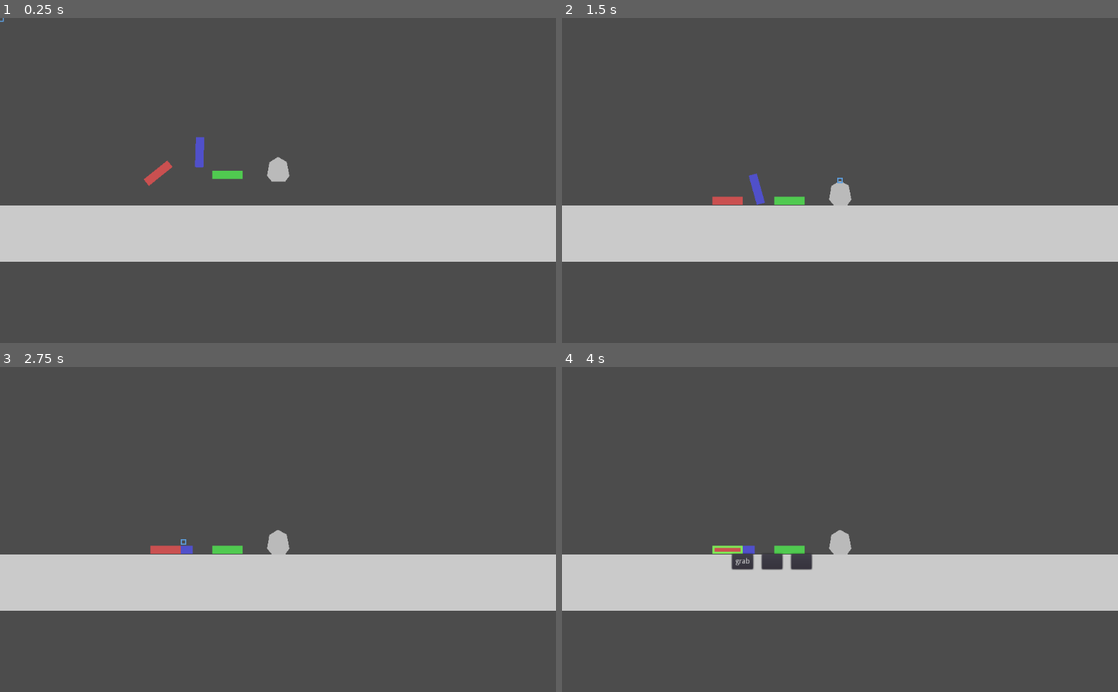
Above: before the commit, frames 1-4 (two rows, left to right).
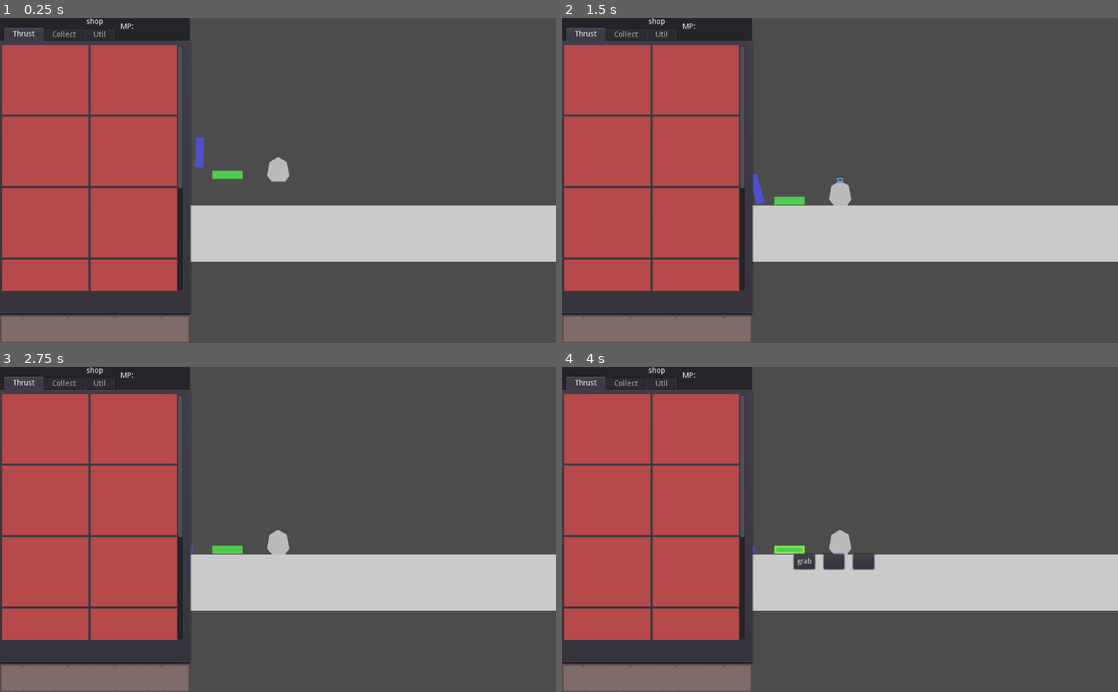
Above: after the commit, the same moments.

Repository: mikhail-shafigullin/godot-wild-jam-58
Game: Godot game, scene res://NN_test/PhysicTest.tscn
The game is run twice, just before and just after one commit, with the same random seed, the same clock (stepped at 60 frames per second) and the same inputs. This scene is started directly instead of the project's main scene.
Inputs (mouse positions are in pixels of both pictures, inside the frame that each line leads up to):
- Up to frame 1 (0.25 s): no input
- Up to frame 2 (1.5 s): click (656, 330) at 0.52 s; tap Enter (ui_accept) at 1.25 s; move the mouse to (840, 180) at 1.27 s; hold Right (ui_right) from 1.28 s (still down); click (840, 180) at 1.42 s
- Up to frame 3 (2.75 s): tap Enter (ui_accept) at 1.52, 2.27 s; move the mouse to (183, 542) at 2.02 s; release Right (ui_right) at 2.03 s; hold Down (ui_down) from 2.03 s (still down); click (183, 542) at 2.17 s
- Up to frame 4 (4 s): tap Enter (ui_accept) at 2.75, 3.77 s; move the mouse to (789, 549) at 2.77 s; release Down (ui_down) at 2.78 s; hold Right (ui_right) 2.78-3.53 s; click (789, 549) at 2.92 s; move the mouse to (728, 549) at 3.52 s; hold Up (ui_up) from 3.53 s (still down); click (728, 549) at 3.67 s

The runs differ from the first frame. In frame 1, 29% of the frame differs, in the area x 0-35%, y 0-100%; in frame 2, 29%; in frame 3, 29%; in frame 4, 30%, in the area x 0-57%, y 0-100%.

Commit message:
shop proto

Diff:
--- a/NN_test/PhysicTest.tscn
+++ b/NN_test/PhysicTest.tscn
@@ -1,8 +1,10 @@
-[gd_scene load_steps=5 format=2]
+[gd_scene load_steps=7 format=2]
 
 [ext_resource path="res://NN_test/1x1.png" type="Texture" id=1]
 [ext_resource path="res://src/characters/Player.tscn" type="PackedScene" id=2]
+[ext_resource path="res://src/ship/blueprint/BlueprintManager.tscn" type="PackedScene" id=3]
 [ext_resource path="res://src/ship/thrust/TestThruster.tscn" type="PackedScene" id=4]
+[ext_resource path="res://src/interface/shop/Shop.tscn" type="PackedScene" id=5]
 
 [sub_resource type="RectangleShape2D" id=1]
 extents = Vector2( 513.5, 52 )
@@ -56,6 +58,12 @@
 [node name="1X1" parent="RedZ0" index="1"]
 self_modulate = Color( 1, 0.396078, 0.396078, 1 )
 
+[node name="CanvasLayer" type="CanvasLayer" parent="."]
+
+[node name="BlueprintManager" parent="CanvasLayer" instance=ExtResource( 3 )]
+
+[node name="Shop" parent="CanvasLayer" instance=ExtResource( 5 )]
+
 [editable path="BlueZ-5"]
 [editable path="GreeZ5"]
 [editable path="RedZ0"]
--- a/src/characters/Player.tscn
+++ b/src/characters/Player.tscn
@@ -1,7 +1,6 @@
-[gd_scene load_steps=4 format=2]
+[gd_scene load_steps=3 format=2]
 
 [ext_resource path="res://src/characters/Player.gd" type="Script" id=1]
-[ext_resource path="res://src/ship/blueprint/BlueprintManager.tscn" type="PackedScene" id=2]
 
 [sub_resource type="CapsuleShape2D" id=1]
 radius = 18.0
@@ -32,7 +31,3 @@
 [node name="TempCore" type="Polygon2D" parent="Core"]
 color = Color( 0.733333, 0.733333, 0.733333, 1 )
 polygon = PoolVector2Array( 0, -23, -16, -13, -20, 12, -11, 23, 13, 23, 21, 12, 16, -14 )
-
-[node name="CanvasLayer" type="CanvasLayer" parent="."]
-
-[node name="BlueprintManager" parent="CanvasLayer" instance=ExtResource( 2 )]
--- /dev/null
+++ b/src/interface/shop/Shop.tscn
@@ -0,0 +1,308 @@
+[gd_scene load_steps=3 format=2]
+
+[ext_resource path="res://src/themes/menu_theme.tres" type="Theme" id=1]
+
+[sub_resource type="StyleBoxFlat" id=2]
+bg_color = Color( 0.717647, 0.290196, 0.290196, 1 )
+
+[node name="Shop" type="Panel"]
+anchor_bottom = 1.0
+margin_right = 350.0
+rect_min_size = Vector2( 200, 200 )
+mouse_filter = 2
+input_pass_on_modal_close_click = false
+theme = ExtResource( 1 )
+
+[node name="ShopHB" type="VBoxContainer" parent="."]
+margin_right = 350.0
+margin_bottom = 600.0
+
+[node name="Label" type="Label" parent="ShopHB"]
+margin_right = 350.0
+margin_bottom = 14.0
+size_flags_vertical = 1
+text = "shop"
+align = 1
+
+[node name="Container" type="TabContainer" parent="ShopHB"]
+margin_top = 18.0
+margin_right = 350.0
+margin_bottom = 544.0
+size_flags_horizontal = 3
+size_flags_vertical = 3
+size_flags_stretch_ratio = 10.0
+tab_align = 0
+
+[node name="Thrust" type="Control" parent="ShopHB/Container"]
+anchor_right = 1.0
+anchor_bottom = 1.0
+margin_left = 4.0
+margin_top = 32.0
+margin_right = -4.0
+margin_bottom = -4.0
+
+[node name="GridContainer" type="ScrollContainer" parent="ShopHB/Container/Thrust"]
+anchor_right = 1.0
+anchor_bottom = 1.0
+margin_right = -8.0
+margin_bottom = -36.0
+size_flags_horizontal = 3
+size_flags_vertical = 3
+scroll_horizontal_enabled = false
+
+[node name="ItemsGrid" type="GridContainer" parent="ShopHB/Container/Thrust/GridContainer"]
+margin_right = 322.0
+margin_bottom = 788.0
+size_flags_horizontal = 3
+size_flags_vertical = 3
+columns = 2
+
+[node name="Control" type="Panel" parent="ShopHB/Container/Thrust/GridContainer/ItemsGrid"]
+margin_right = 159.0
+margin_bottom = 128.0
+rect_min_size = Vector2( 0, 128 )
+size_flags_horizontal = 3
+custom_styles/panel = SubResource( 2 )
+
+[node name="Control2" type="Panel" parent="ShopHB/Container/Thrust/GridContainer/ItemsGrid"]
+margin_left = 163.0
+margin_right = 322.0
+margin_bottom = 128.0
+rect_min_size = Vector2( 0, 128 )
+size_flags_horizontal = 3
+custom_styles/panel = SubResource( 2 )
+
+[node name="Control3" type="Panel" parent="ShopHB/Container/Thrust/GridContainer/ItemsGrid"]
+margin_top = 132.0
+margin_right = 159.0
+margin_bottom = 260.0
+rect_min_size = Vector2( 0, 128 )
+size_flags_horizontal = 3
+custom_styles/panel = SubResource( 2 )
+
+[node name="Control4" type="Panel" parent="ShopHB/Container/Thrust/GridContainer/ItemsGrid"]
+margin_left = 163.0
+margin_top = 132.0
+margin_right = 322.0
+margin_bottom = 260.0
+rect_min_size = Vector2( 0, 128 )
+size_flags_horizontal = 3
+custom_styles/panel = SubResource( 2 )
+
+[node name="Control5" type="Panel" parent="ShopHB/Container/Thrust/GridContainer/ItemsGrid"]
+margin_top = 264.0
+margin_right = 159.0
+margin_bottom = 392.0
+rect_min_size = Vector2( 0, 128 )
+size_flags_horizontal = 3
+custom_styles/panel = SubResource( 2 )
+
+[node name="Control6" type="Panel" parent="ShopHB/Container/Thrust/GridContainer/ItemsGrid"]
+margin_left = 163.0
+margin_top = 264.0
+margin_right = 322.0
+margin_bottom = 392.0
+rect_min_size = Vector2( 0, 128 )
+size_flags_horizontal = 3
+custom_styles/panel = SubResource( 2 )
+
+[node name="Control7" type="Panel" parent="ShopHB/Container/Thrust/GridContainer/ItemsGrid"]
+margin_top = 396.0
+margin_right = 159.0
+margin_bottom = 524.0
+rect_min_size = Vector2( 0, 128 )
+size_flags_horizontal = 3
+custom_styles/panel = SubResource( 2 )
+
+[node name="Control8" type="Panel" parent="ShopHB/Container/Thrust/GridContainer/ItemsGrid"]
+margin_left = 163.0
+margin_top = 396.0
+margin_right = 322.0
+margin_bottom = 524.0
+rect_min_size = Vector2( 0, 128 )
+size_flags_horizontal = 3
+custom_styles/panel = SubResource( 2 )
+
+[node name="Control9" type="Panel" parent="ShopHB/Container/Thrust/GridContainer/ItemsGrid"]
+margin_top = 528.0
+margin_right = 159.0
+margin_bottom = 656.0
+rect_min_size = Vector2( 0, 128 )
+size_flags_horizontal = 3
+custom_styles/panel = SubResource( 2 )
+
+[node name="Control10" type="Panel" parent="ShopHB/Container/Thrust/GridContainer/ItemsGrid"]
+margin_left = 163.0
+margin_top = 528.0
+margin_right = 322.0
+margin_bottom = 656.0
+rect_min_size = Vector2( 0, 128 )
+size_flags_horizontal = 3
+custom_styles/panel = SubResource( 2 )
+
+[node name="Control11" type="Panel" parent="ShopHB/Container/Thrust/GridContainer/ItemsGrid"]
+margin_top = 660.0
+margin_right = 159.0
+margin_bottom = 788.0
+rect_min_size = Vector2( 0, 128 )
+size_flags_horizontal = 3
+custom_styles/panel = SubResource( 2 )
+
+[node name="Control12" type="Panel" parent="ShopHB/Container/Thrust/GridContainer/ItemsGrid"]
+margin_left = 163.0
+margin_top = 660.0
+margin_right = 322.0
+margin_bottom = 788.0
+rect_min_size = Vector2( 0, 128 )
+size_flags_horizontal = 3
+custom_styles/panel = SubResource( 2 )
+
+[node name="Collect" type="Control" parent="ShopHB/Container"]
+visible = false
+anchor_right = 1.0
+anchor_bottom = 1.0
+margin_left = 4.0
+margin_top = 32.0
+margin_right = -4.0
+margin_bottom = -4.0
+
+[node name="GridContainer" type="ScrollContainer" parent="ShopHB/Container/Collect"]
+anchor_right = 1.0
+anchor_bottom = 1.0
+margin_right = -8.0
+margin_bottom = -36.0
+size_flags_horizontal = 3
+size_flags_vertical = 3
+scroll_horizontal_enabled = false
+
+[node name="ItemsGrid" type="GridContainer" parent="ShopHB/Container/Collect/GridContainer"]
+margin_right = 334.0
+margin_bottom = 454.0
+size_flags_horizontal = 3
+size_flags_vertical = 3
+columns = 2
+
+[node name="Control" type="Panel" parent="ShopHB/Container/Collect/GridContainer/ItemsGrid"]
+margin_right = 159.0
+margin_bottom = 128.0
+rect_min_size = Vector2( 0, 128 )
+size_flags_horizontal = 3
+custom_styles/panel = SubResource( 2 )
+
+[node name="Control2" type="Panel" parent="ShopHB/Container/Collect/GridContainer/ItemsGrid"]
+margin_left = 163.0
+margin_right = 322.0
+margin_bottom = 128.0
+rect_min_size = Vector2( 0, 128 )
+size_flags_horizontal = 3
+custom_styles/panel = SubResource( 2 )
+
+[node name="Control3" type="Panel" parent="ShopHB/Container/Collect/GridContainer/ItemsGrid"]
+margin_top = 132.0
+margin_right = 159.0
+margin_bottom = 260.0
+rect_min_size = Vector2( 0, 128 )
+size_flags_horizontal = 3
+custom_styles/panel = SubResource( 2 )
+
+[node name="Control4" type="Panel" parent="ShopHB/Container/Collect/GridContainer/ItemsGrid"]
+margin_left = 163.0
+margin_top = 132.0
+margin_right = 322.0
+margin_bottom = 260.0
+rect_min_size = Vector2( 0, 128 )
+size_flags_horizontal = 3
+custom_styles/panel = SubResource( 2 )
+
+[node name="Control5" type="Panel" parent="ShopHB/Container/Collect/GridContainer/ItemsGrid"]
+margin_top = 264.0
+margin_right = 159.0
+margin_bottom = 392.0
+rect_min_size = Vector2( 0, 128 )
+size_flags_horizontal = 3
+custom_styles/panel = SubResource( 2 )
+
+[node name="Util" type="Control" parent="ShopHB/Container"]
+visible = false
+anchor_right = 1.0
+anchor_bottom = 1.0
+margin_left = 4.0
+margin_top = 32.0
+margin_right = -4.0
+margin_bottom = -4.0
+
+[node name="GridContainer" type="ScrollContainer" parent="ShopHB/Container/Util"]
+anchor_right = 1.0
+anchor_bottom = 1.0
+margin_right = -8.0
+margin_bottom = -36.0
+size_flags_horizontal = 3
+size_flags_vertical = 3
+scroll_horizontal_enabled = false
+
+[node name="ItemsGrid" type="GridContainer" parent="ShopHB/Container/Util/GridContainer"]
+margin_right = 334.0
+margin_bottom = 454.0
+size_flags_horizontal = 3
+size_flags_vertical = 3
+columns = 2
+
+[node name="Control" type="Panel" parent="ShopHB/Container/Util/GridContainer/ItemsGrid"]
+margin_right = 159.0
+margin_bottom = 128.0
+rect_min_size = Vector2( 0, 128 )
+size_flags_horizontal = 3
+custom_styles/panel = SubResource( 2 )
+
+[node name="Control2" type="Panel" parent="ShopHB/Container/Util/GridContainer/ItemsGrid"]
+margin_left = 163.0
+margin_right = 322.0
+margin_bottom = 128.0
+rect_min_size = Vector2( 0, 128 )
+size_flags_horizontal = 3
+custom_styles/panel = SubResource( 2 )
+
+[node name="Control3" type="Panel" parent="ShopHB/Container/Util/GridContainer/ItemsGrid"]
+margin_top = 132.0
+margin_right = 159.0
+margin_bottom = 260.0
+rect_min_size = Vector2( 0, 128 )
+size_flags_horizontal = 3
+custom_styles/panel = SubResource( 2 )
+
+[node name="Button" type="Button" parent="ShopHB"]
+margin_top = 548.0
+margin_right = 350.0
+margin_bottom = 600.835
+size_flags_horizontal = 3
+size_flags_vertical = 3
+size_flags_stretch_ratio = 0.0
+
+[node name="Money" type="HBoxContainer" parent="."]
+anchor_left = 1.0
+anchor_right = 1.0
+margin_left = -128.0
+margin_bottom = 32.0
+rect_min_size = Vector2( 128, 32 )
+size_flags_horizontal = 0
+size_flags_vertical = 0
+
+[node name="Mp" type="Label" parent="Money"]
+margin_right = 24.0
+margin_bottom = 32.0
+size_flags_horizontal = 3
+size_flags_vertical = 3
+size_flags_stretch_ratio = 0.0
+text = "MP:"
+valign = 1
+
+[node name="Number" type="Label" parent="Money"]
+margin_left = 28.0
+margin_right = 128.0
+margin_bottom = 32.0
+size_flags_horizontal = 3
+size_flags_vertical = 3
+align = 1
+valign = 1
+autowrap = true
+clip_text = true
--- a/src/ship/PartBase.gd
+++ b/src/ship/PartBase.gd
@@ -15,7 +15,7 @@
 export var armor_weak: float = -1
 export var breaking_distance: float = 10
 export var can_be_grabbed: bool = true
-export var joints_softness: float = 0
+export var joints_softness: float = 0.1
 export var part_visual_size: Vector2 = Vector2(10,10)
 export(NodePath) var main_sprite_path
 onready var main_sprite: Sprite
--- a/src/ship/blueprint/BlueprintManager.tscn
+++ b/src/ship/blueprint/BlueprintManager.tscn
@@ -20,7 +20,7 @@
 size_flags_vertical = 0
 custom_styles/panel = ExtResource( 3 )
 script = ExtResource( 2 )
-interpolation_speed = 0.4
+interpolation_speed = 0.1
 
 [node name="Tween" type="Tween" parent="Cursor"]
 
--- a/src/ship/blueprint/Cursor.gd
+++ b/src/ship/blueprint/Cursor.gd
@@ -3,7 +3,7 @@
 const sb_active = preload("res://src/ship/blueprint/cursor_active_sbox.tres")
 const sb_normal = preload("res://src/ship/blueprint/cursor_normal_sbox.tres")
 
-export var interpolation_speed: float = 0.3
+export var interpolation_speed: float = 0.2
 export var cursor_size: float = 10
 onready var tween = $"Tween"
 var follow: bool = true
